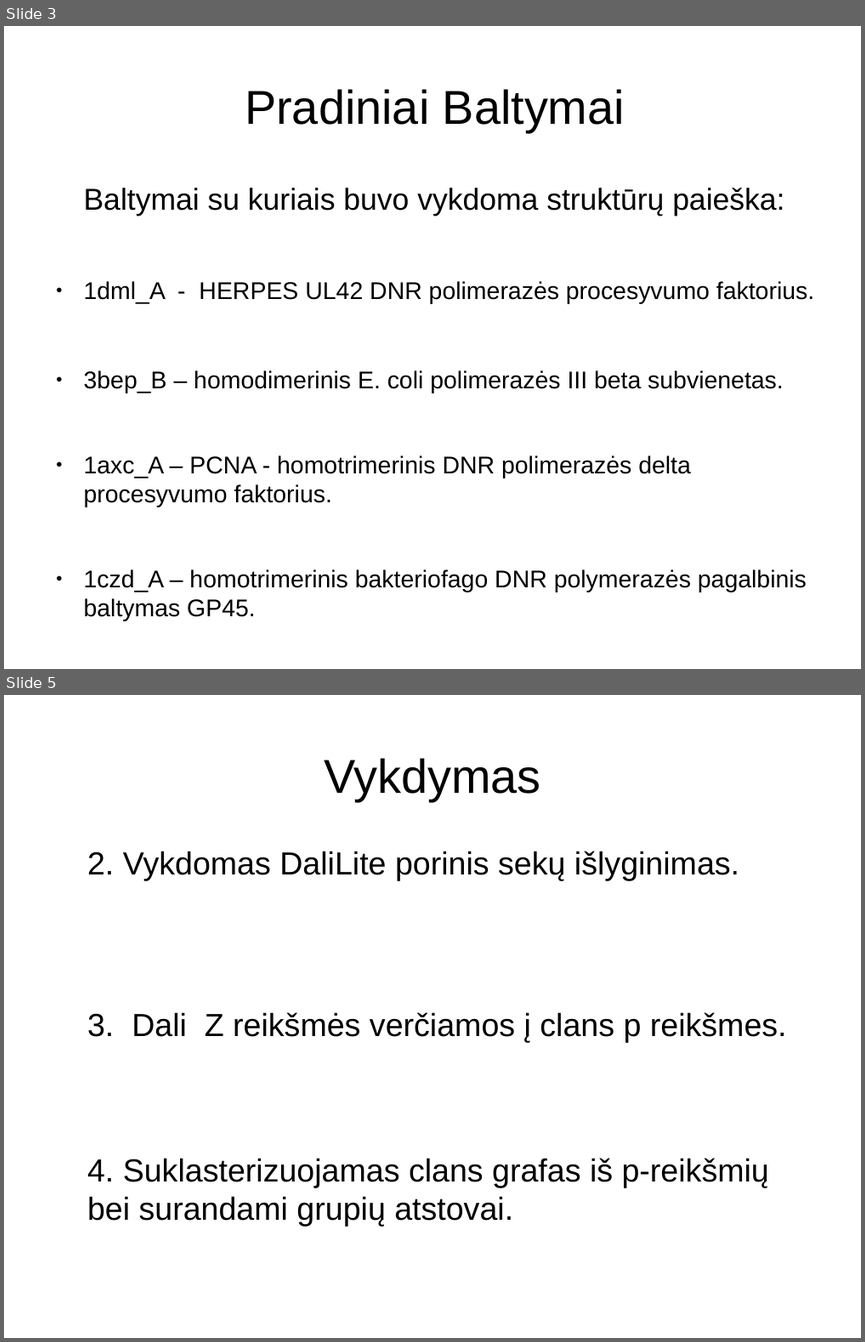
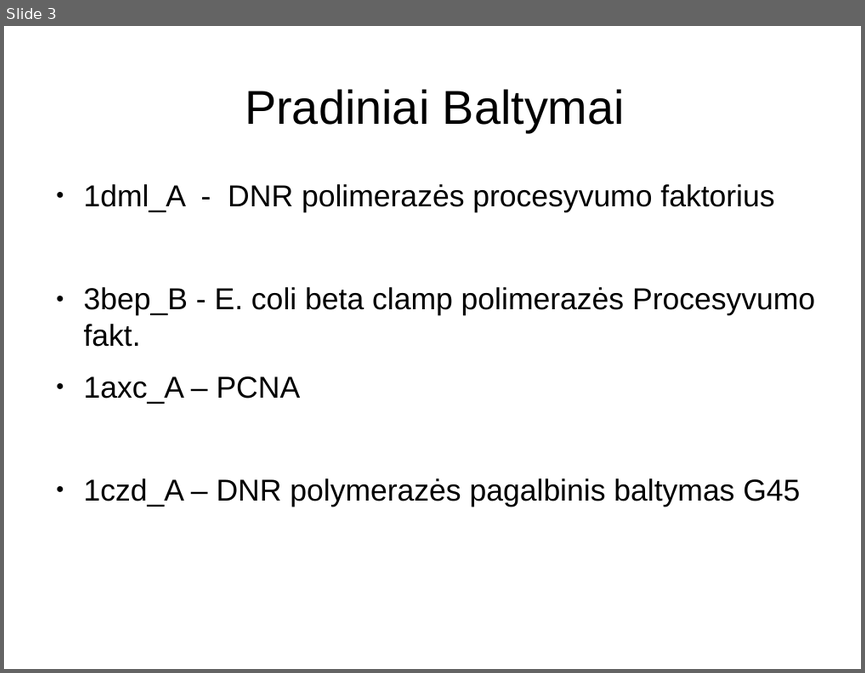
Before and after one commit to Luksys5/LT_programos, a slide deck: Kursinis.odp. Shown one above the other, each under a label of ours: slides 3 and 5 before the commit, slide 3 after it; the slides between them are not shown. The pictures are 865x1342 and 865x673 pixels, drawn with LibreOffice and Linux fonts; fonts in the diff are those of the drawing. Boxes give left, top, right and bottom in pixels: in the first picture for what was removed or moved away, otherwise in the second. Text is boxed around its words. In the diff, an @@ line names an element or a change of style, - is before the commit and + after.

```diff
--- a/Kursinis.odp
+++ b/Kursinis.odp
@@ slide 5 removed at box(4, 695, 861, 1338), background #FFFFFF @@
@@ title removed at box(324, 758, 541, 801) @@
-Vykdymas
@@ text removed at box(87, 851, 787, 1226) @@
-2. Vykdomas DaliLite porinis sekų išlyginimas.
-3. Dali Z reikšmės verčiamos į clans p reikšmes.
-4. Suklasterizuojamas clans grafas iš p-reikšmių bei surandami grupių atstovai.
@@ slide 3 changed as well @@
@@ text at box(84, 184, 815, 506): text changed; size 22.4 to 28 pt @@
-Baltymai su kuriais buvo vykdoma struktūrų paieška:
-● 1dml_A - HERPES UL42 DNR polimerazės procesyvumo faktorius.
-● 3bep_B – homodimerinis E. coli polimerazės III beta subvienetas.
-● 1axc_A – PCNA - homotrimerinis DNR polimerazės delta procesyvumo faktorius.
-● 1czd_A – homotrimerinis bakteriofago DNR polymerazės pagalbinis baltymas GP45.
+● 1dml_A - DNR polimerazės procesyvumo faktorius
+● 3bep_B - E. coli beta clamp polimerazės Procesyvumo fakt.
+● 1axc_A – PCNA
+● 1czd_A – DNR polymerazės pagalbinis baltymas G45
```
Also in this commit, not shown: 1 other slide changed, 8 slides added, 11 other slides removed, 1 other file.
